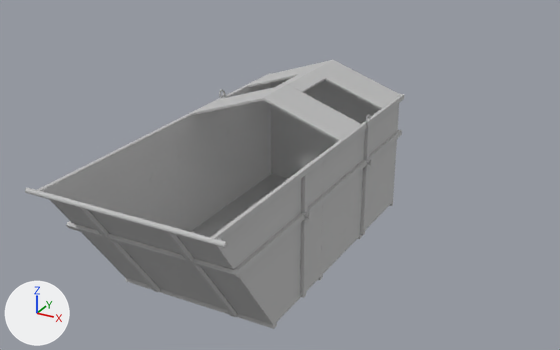
Two versions of the glTF model models/tbo-8-k/model.glb, one commit apart.
Rendered twice from a 50 mm lens placed at (2.53, -7.08, 2.9), pointed at (-0.97, -0.72, -0.28). The axes (+X, +Y, +Z) are drawn at lower left. The lights are the same throughout. The picture after the commit comes second. Where no turn or scale is listed for an object, it has been applied to the vertices.

Before the edit, the objects in view are built like this:
```python
ob_к_8_00_000_1 = bpy.data.objects.new('К-8-00.000:1', None)
ob_к_8_00_000_1.location = (-1.244, 1.09, -1.241)
ob_твердое_тело1 = bpy.data.objects.new('Твердое тело1', me_твердое_тело1)
ob_твердое_тело1.location = (-1.244, 0.34, -1.197)
ob_твердое_тело1_001 = bpy.data.objects.new('Твердое тело1.001', me_твердое_тело1_001)
ob_твердое_тело1_001.location = (-1.244, -1.158, -1.197)
ob_твердое_тело1_014 = bpy.data.objects.new('Твердое тело1.014', me_твердое_тело1_004)
ob_твердое_тело1_014.location = (-2.099, 0.084, -0.525)
ob_твердое_тело1_015 = bpy.data.objects.new('Твердое тело1.015', me_твердое_тело1_005)
ob_твердое_тело1_015.location = (-2.096, -1.878, -0.525)
ob_твердое_тело1_016 = bpy.data.objects.new('Твердое тело1.016', me_твердое_тело1_006)
ob_твердое_тело1_016.location = (-2.119, -0.886, 0.128)
ob_твердое_тело1_017 = bpy.data.objects.new('Твердое тело1.017', me_твердое_тело1_007)
ob_твердое_тело1_017.location = (-2.119, -0.727, -0.312)
ob_твердое_тело1_022 = bpy.data.objects.new('Твердое тело1.022', me_твердое_тело1_010)
ob_твердое_тело1_022.location = (-0.393, 0.084, -0.525)
ob_твердое_тело1_048 = bpy.data.objects.new('Твердое тело1.048', me_твердое_тело1_024)
ob_твердое_тело1_048.parent = ob_к_8_00_010_1
ob_твердое_тело1_048.location = (0.0, 0.0, 0.0)
ob_твердое_тело1_048.scale = (0.01, 0.01, 0.01)
# also in view: 'Твердое тело1.003' at (-1.24, -1.87, -1.22); 'Твердое тело1.028' at (-0.37, 0.1, -0.76); 'Твердое тело3.001' at (-1.24, 0.25, 0.42); 'Твердое тело1.039' at (-1.24, -2.68, -0.08); 'Твердое тело1.038' at (-1.24, -2.21, -0.75)
```
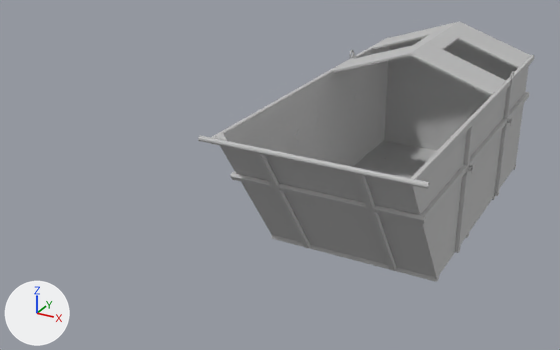
ob_к_8_00_000_1 is not drawn itself; it is the parent of ob_к_8_00_001_1, ob_к_8_00_001_2, ob_к_8_00_002_1, ob_к_8_00_002_2, ob_к_8_00_002_3, ob_к_8_00_002_4, ob_к_8_00_003_4, ob_к_8_00_003_5.

Location of each change, (x1, y1, x2, y2) in pixels of the pictures (560 x 350 px):
'Твердое тело1.014', moved
    before: (176, 82, 271, 232)
    after: (316, 46, 389, 167)
'Твердое тело1.038', moved
    before: (81, 232, 273, 325)
    after: (241, 182, 436, 278)
'Твердое тело1.030', moved
    before: (271, 78, 381, 178)
    after: (384, 38, 518, 150)
'Твердое тело1.023', moved
    before: (217, 161, 324, 325)
    after: (412, 116, 481, 278)
'Твердое тело1.015', moved
    before: (42, 123, 182, 229)
    after: (220, 80, 318, 159)
'Твердое тело1.022', moved
    before: (321, 103, 399, 275)
    after: (468, 66, 529, 232)
'Твердое тело1.039', moved
    before: (42, 191, 234, 270)
    after: (220, 146, 420, 215)
'Твердое тело3', moved
    before: (195, 84, 361, 141)
    after: (332, 42, 506, 96)
'Твердое тело3.002', moved
    before: (247, 60, 400, 109)
    after: (372, 21, 531, 68)
'Твердое тело1', moved
    before: (209, 174, 385, 254)
    after: (353, 141, 516, 213)
'Твердое тело1.024', moved
    before: (210, 95, 403, 240)
    after: (410, 56, 534, 180)
'Твердое тело1.043', moved
    before: (25, 188, 228, 248)
    after: (198, 135, 430, 189)
'Твердое тело1.040', moved
    before: (66, 222, 238, 278)
    after: (230, 173, 424, 224)
'Твердое тело1.025', moved
    before: (234, 131, 401, 276)
    after: (421, 93, 529, 220)
'Твердое тело1.016', moved
    before: (37, 74, 269, 191)
    after: (211, 38, 388, 138)
'Твердое тело1.048', moved
    before: (190, 264, 237, 317)
    after: (369, 211, 397, 271)
'Твердое тело3.001', moved
    before: (276, 71, 326, 93)
    after: (414, 31, 459, 50)
'Твердое тело1.029', moved
    before: (300, 218, 307, 298)
    after: (455, 170, 469, 253)
'Твердое тело1.050', moved
    before: (106, 239, 160, 292)
    after: (274, 189, 311, 248)
'Твердое тело1.003', moved
    before: (126, 279, 274, 329)
    after: (272, 236, 437, 282)
'Твердое тело1.028', moved
    before: (360, 164, 369, 235)
    after: (494, 123, 508, 196)
'Твердое тело1.047', moved
    before: (163, 231, 194, 262)
    after: (355, 174, 375, 209)
'Твердое тело1.001', moved (mostly hidden afterwards)
    before: (126, 219, 342, 326)
    after: (272, 214, 482, 278)
'Твердое тело1.049', moved
    before: (76, 207, 109, 237)
    after: (255, 153, 279, 187)
'Твердое тело1.027', moved
    before: (301, 173, 308, 213)
    after: (464, 124, 474, 165)
'Твердое тело1.026', moved
    before: (364, 126, 371, 160)
    after: (504, 84, 513, 118)
'Твердое тело1.054', moved
    before: (149, 172, 158, 184)
    after: (295, 128, 302, 141)
'Твердое тело1.052', moved
    before: (366, 114, 372, 127)
    after: (510, 71, 514, 84)
'Твердое тело1.056', moved
    before: (227, 128, 233, 140)
    after: (354, 90, 359, 101)
'Твердое тело1.051', moved
    before: (219, 89, 226, 98)
    after: (350, 50, 355, 58)
'Твердое тело1.059', moved
    before: (305, 213, 309, 218)
    after: (467, 165, 472, 171)
'Твердое тело1.068', added
    after: (216, 134, 227, 141)
'Твердое тело1.062', moved
    before: (370, 158, 373, 167)
    after: (510, 117, 513, 126)
'Твердое тело1.041', moved
    before: (236, 271, 240, 277)
    after: (423, 216, 426, 223)

The change, as a list of edits to the scene's bpy script:
```text
Add me_твердое_тело1_031:
    me_твердое_тело1_031.from_pydata([(-0.054, -0.06, -0.004), (-0.054, -0.06, 0.0), (-0.06, -0.054, -0.004), (-0.06, -0.054, 0.0), (-0.06, 0.06, -0.004), (-0.06, 0.06, 0.0), (0.06, -0.06, 0.0), (0.06, -0.06, -0.004)], [], [(0, 1, 2), (2, 1, 3), (2, 3, 4), (4, 3, 5), (1, 6, 3), (3, 6, 5), (7, 4, 6), (6, 4, 5), (1, 0, 6), (6, 0, 7), (2, 4, 0), (0, 4, 7)])
    me_твердое_тело1_031.materials.append(mat_default)  # light grey #bfbfbf
Change ob_к_8_00_000_1:
    ob_к_8_00_000_1.location: (-1.244, 1.09, -1.241) -> (-0.00678, 1.899, -0.812)
Change ob_твердое_тело1:
    ob_твердое_тело1.location: (-1.244, 0.34, -1.197) -> (-0.007, 1.149, -0.768)
Change ob_твердое_тело1_001:
    ob_твердое_тело1_001.location: (-1.244, -1.158, -1.197) -> (-0.007, -0.349, -0.768)
Change ob_твердое_тело1_022:
    ob_твердое_тело1_022.location: (-0.393, 0.084, -0.525) -> (0.845, 0.893, -0.095)
Change ob_твердое_тело1_023:
    ob_твердое_тело1_023.location: (-0.39, -1.878, -0.525) -> (0.848, -1.069, -0.095)
Change ob_твердое_тело1_024:
    ob_твердое_тело1_024.location: (-0.37, -0.886, 0.128) -> (0.868, -0.076, 0.557)
Change ob_твердое_тело1_025:
    ob_твердое_тело1_025.location: (-0.37, -0.727, -0.312) -> (0.868, 0.082, 0.117)
Change ob_твердое_тело1_014:
    ob_твердое_тело1_014.location: (-2.099, 0.084, -0.525) -> (-0.861, 0.893, -0.095)
Change ob_твердое_тело1_015:
    ob_твердое_тело1_015.location: (-2.096, -1.878, -0.525) -> (-0.858, -1.069, -0.095)
Change ob_твердое_тело1_016:
    ob_твердое_тело1_016.location: (-2.119, -0.886, 0.128) -> (-0.881, -0.076, 0.557)
Change ob_твердое_тело1_017:
    ob_твердое_тело1_017.location: (-2.119, -0.727, -0.312) -> (-0.881, 0.082, 0.117)
Change ob_твердое_тело1_030:
    ob_твердое_тело1_030.location: (-1.244, 1.087, -0.447) -> (-0.007, 1.896, -0.018)
Change ob_твердое_тело1_038:
    ob_твердое_тело1_038.location: (-1.244, -2.211, -0.755) -> (-0.007, -1.402, -0.325)
Change ob_твердое_тело1_039:
    ob_твердое_тело1_039.location: (-1.244, -2.681, -0.083) -> (-0.007, -1.871, 0.347)
Change ob_твердое_тело3_002:
    ob_твердое_тело3_002.location: (-1.244, 1.084, 0.158) -> (-0.007, 1.893, 0.587)
Change ob_твердое_тело3:
    ob_твердое_тело3.location: (-1.244, -0.306, 0.158) -> (-0.007, 0.504, 0.587)
Change ob_твердое_тело3_001:
    ob_твердое_тело3_001.location: (-1.244, 0.248, 0.398) -> (-0.007, 1.057, 0.828)
Change ob_твердое_тело1_043:
    ob_твердое_тело1_043.location: (-1.244, -2.859, 0.131) -> (-0.007, -2.05, 0.56)
Add ob_твердое_тело1_068:
    ob_твердое_тело1_068 = bpy.data.objects.new('Твердое тело1.068', me_твердое_тело1_031)
    ob_твердое_тело1_068.location = (-0.801, -1.98, 0.586)
```
